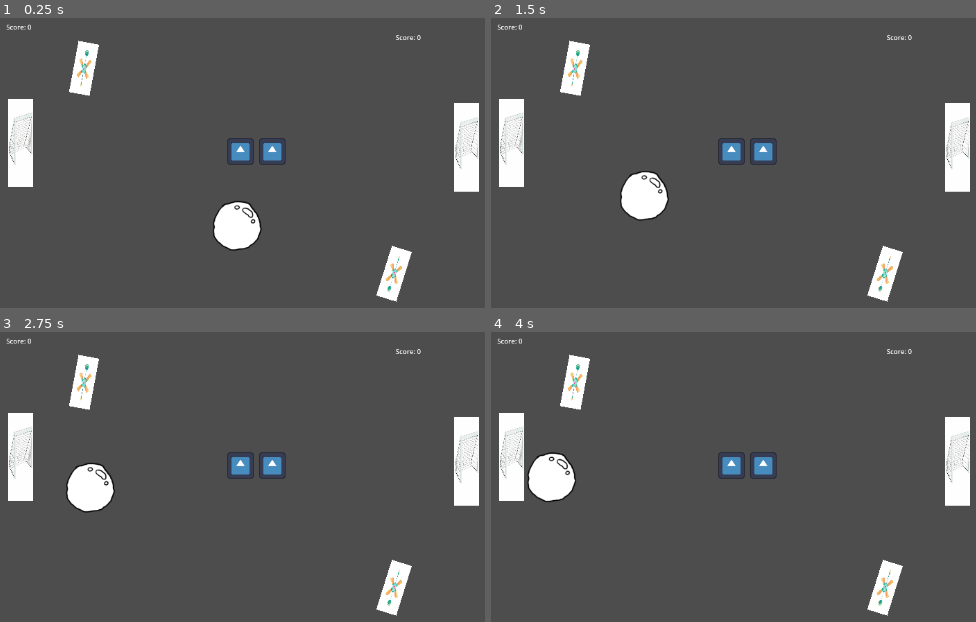
Above: before the commit, frames 1-4 (two rows, left to right).
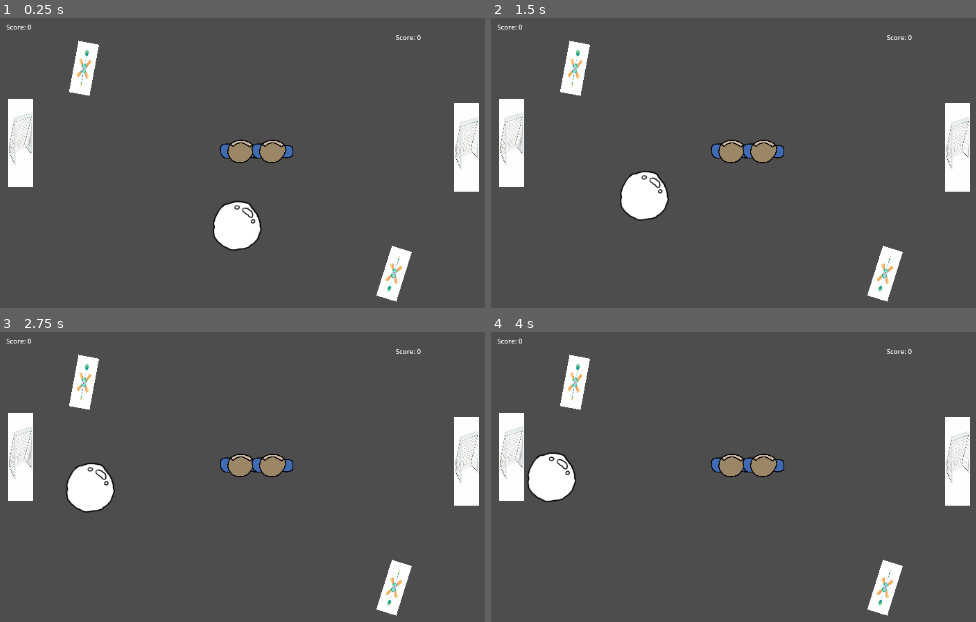
Above: after the commit, the same moments.

Repository: Calandir/ggj-2025
Game: Godot game, scene res://Scenes/example_scene.tscn
The game is run twice, just before and just after one commit, with the same random seed, the same clock (stepped at 60 frames per second) and the same inputs. The engine's default icon, where the game draws it, is replaced by a stand-in: a white triangle on a blue panel in a dark square.
Inputs:
- Up to frame 1 (0.25 s): no input
- Up to frame 2 (1.5 s): no input
- Up to frame 3 (2.75 s): no input
- Up to frame 4 (4 s): no input

The runs differ from the first frame. In frame 1, 1.0% of the frame differs, in the area x 45-61%, y 41-51%; in frame 2, 1.0%; in frame 3, 1.0%; in frame 4, 1.0%.

Commit message:
add player sprite

Diff:
--- a/Scenes/player.tscn
+++ b/Scenes/player.tscn
@@ -1,10 +1,58 @@
-[gd_scene load_steps=4 format=3 uid="uid://d2886r8qbijju"]
+[gd_scene load_steps=10 format=3 uid="uid://d2886r8qbijju"]
 
-[ext_resource type="Texture2D" uid="uid://4hoxtlx5vb2r" path="res://Art/icon.svg" id="1_od4jm"]
 [ext_resource type="Script" path="res://Scripts/player.gd" id="1_wx3g0"]
+[ext_resource type="Texture2D" uid="uid://cqpd4jt42pfsg" path="res://Art/blue_player_sprite_sheet.png" id="3_uln5d"]
 
 [sub_resource type="RectangleShape2D" id="RectangleShape2D_kjcks"]
 size = Vector2(128, 128)
+
+[sub_resource type="AtlasTexture" id="AtlasTexture_qm28d"]
+atlas = ExtResource("3_uln5d")
+region = Rect2(0, 0, 300, 300)
+
+[sub_resource type="AtlasTexture" id="AtlasTexture_tgsws"]
+atlas = ExtResource("3_uln5d")
+region = Rect2(0, 0, 300, 300)
+
+[sub_resource type="AtlasTexture" id="AtlasTexture_5njss"]
+atlas = ExtResource("3_uln5d")
+region = Rect2(300, 0, 300, 300)
+
+[sub_resource type="AtlasTexture" id="AtlasTexture_u0hrh"]
+atlas = ExtResource("3_uln5d")
+region = Rect2(600, 0, 300, 300)
+
+[sub_resource type="AtlasTexture" id="AtlasTexture_7dmcq"]
+atlas = ExtResource("3_uln5d")
+region = Rect2(900, 0, 300, 300)
+
+[sub_resource type="SpriteFrames" id="SpriteFrames_ttelh"]
+animations = [{
+"frames": [{
+"duration": 1.0,
+"texture": SubResource("AtlasTexture_qm28d")
+}],
+"loop": true,
+"name": &"default",
+"speed": 5.0
+}, {
+"frames": [{
+"duration": 1.0,
+"texture": SubResource("AtlasTexture_tgsws")
+}, {
+"duration": 1.0,
+"texture": SubResource("AtlasTexture_5njss")
+}, {
+"duration": 1.0,
+"texture": SubResource("AtlasTexture_u0hrh")
+}, {
+"duration": 1.0,
+"texture": SubResource("AtlasTexture_7dmcq")
+}],
+"loop": true,
+"name": &"run",
+"speed": 5.0
+}]
 
 [node name="Player" type="CharacterBody2D"]
 scale = Vector2(0.5, 0.5)
@@ -14,5 +62,7 @@
 [node name="CollisionShape2D" type="CollisionShape2D" parent="."]
 shape = SubResource("RectangleShape2D_kjcks")
 
-[node name="Sprite2D" type="Sprite2D" parent="."]
-texture = ExtResource("1_od4jm")
+[node name="AnimatedSprite2D" type="AnimatedSprite2D" parent="."]
+scale = Vector2(0.8, 0.8)
+sprite_frames = SubResource("SpriteFrames_ttelh")
+frame_progress = 0.492146
--- a/Scripts/player.gd
+++ b/Scripts/player.gd
@@ -10,8 +10,16 @@
 # Gets set while in range and/or picked up
 var pickups_in_range: Array[Fan] = []
 
+var animated_sprite : AnimatedSprite2D
+
+
+func _ready():
+	animated_sprite = $AnimatedSprite2D
+
+
 func _process(delta):
 	_process_pick_up()
+
 
 func _process_pick_up():
 	var input_prefix = "p" + str(player_num)
@@ -39,6 +47,16 @@
 
 func _physics_process(delta):
 	var inputVector2 = _get_move_input()
+
+	print('here')
+	print(animated_sprite.animation)
+
+	# Update animation state
+	if inputVector2.is_zero_approx():
+		animated_sprite.animation = "default"
+	else:
+		animated_sprite.animation = "run"
+		animated_sprite.play()
 
 	velocity = inputVector2
 
Binary file added: Art/blue_player_sprite_sheet.png
Not shown, added: Art/blue_player_sprite_sheet.png.import
Not shown, changed: .gitignore
